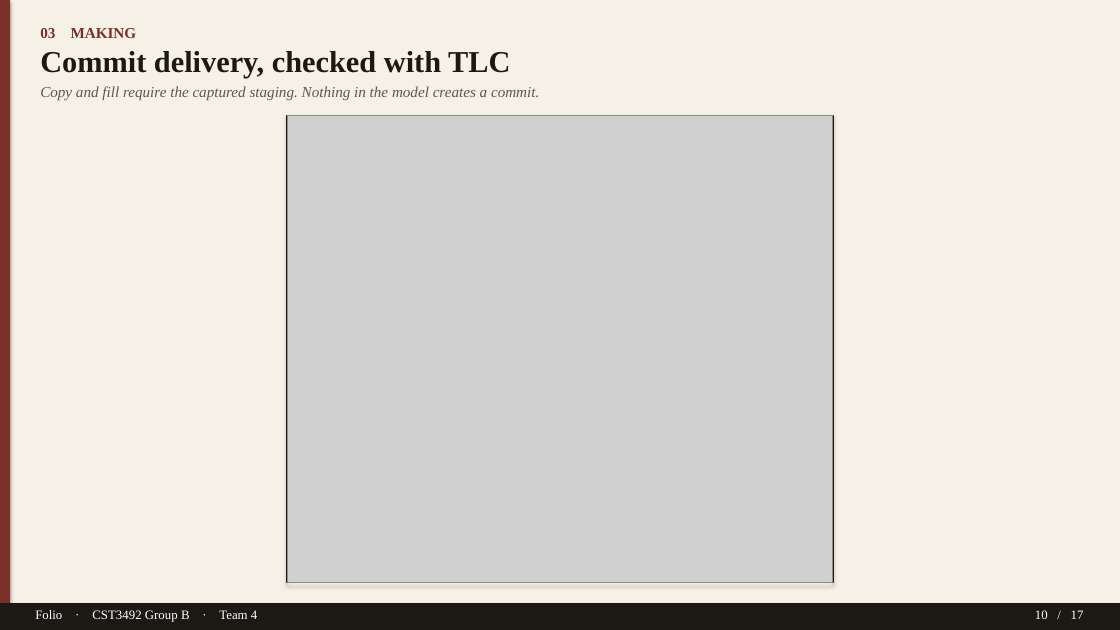
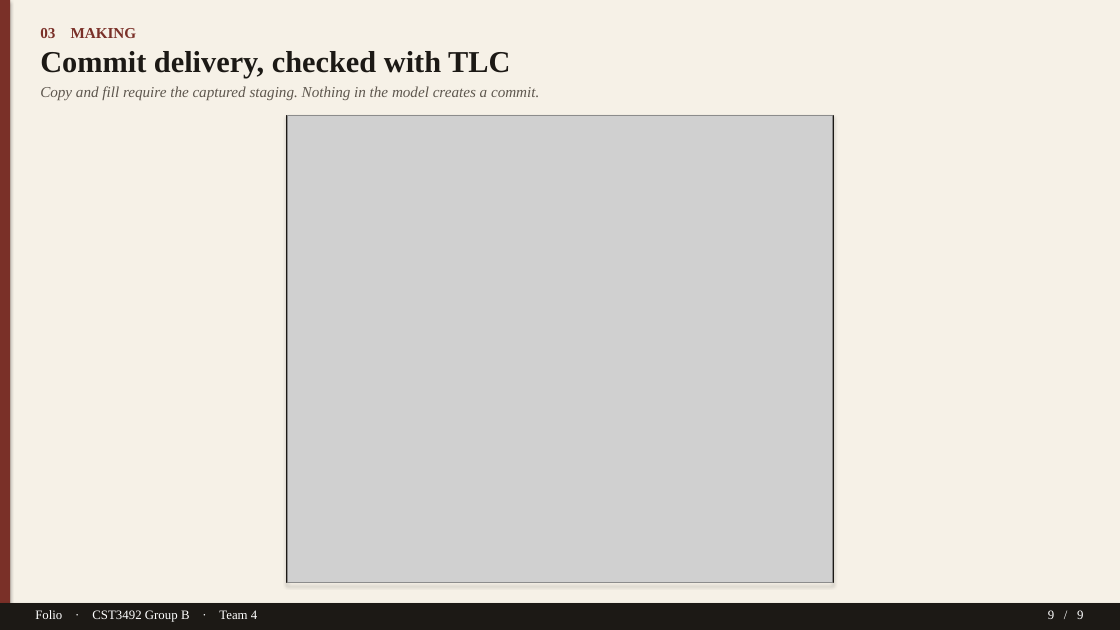
Before and after one commit to TTAWDTT/folio, a slide deck: slide 9 of submission/documents/Folio-GroupB-Team4-Slides.pptx (slide 10 before the commit). Drawn at 1120x630 pixels with LibreOffice and Linux fonts; fonts in the diff are those of the drawing; grey boxes stand for pictures. Boxes give left, top, right and bottom in pixels: in the first picture for what was removed or moved away, otherwise in the second. Text is boxed around its words. In the diff, an @@ line names an element or a change of style, - is before the commit and + after.

```diff
--- a/submission/documents/Folio-GroupB-Team4-Slides.pptx
+++ b/submission/documents/Folio-GroupB-Team4-Slides.pptx
@@ text at (1048,610,1083,619): text changed @@
-10 / 17
+9 / 9
```
Also in this commit, not shown: 8 other slides changed, 8 slides removed, 5 other files.
